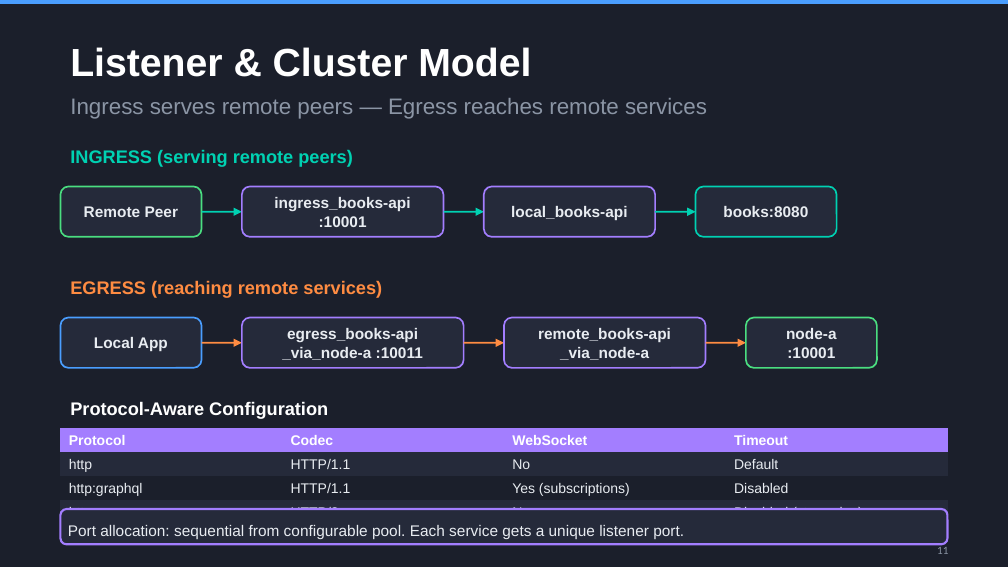
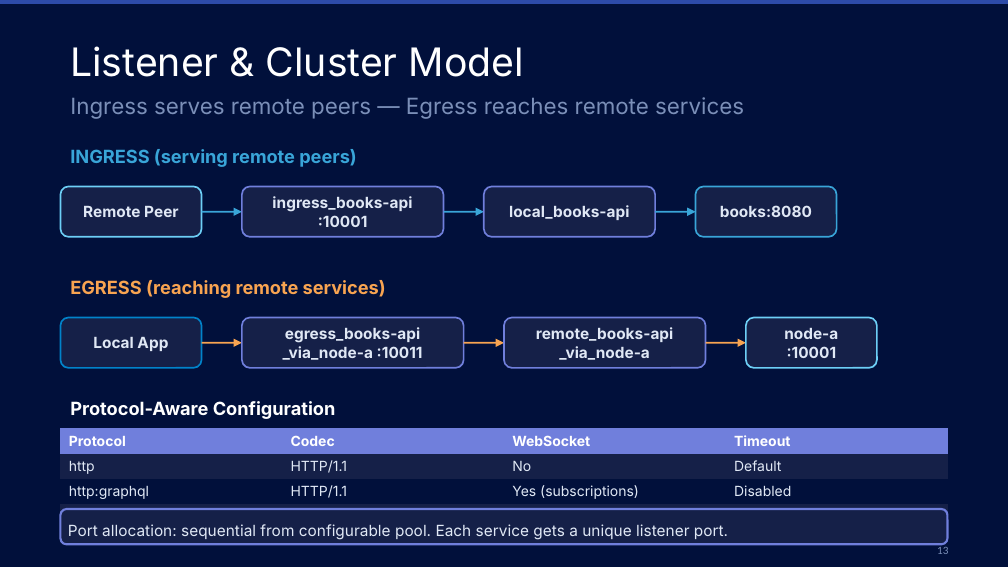
Before and after one commit to orbisoperations/catalyst-router, a slide deck: slide 13 of docker-compose/catalyst-router-deck.pptx (slide 11 before the commit). Drawn at 1008x567 pixels with LibreOffice and Linux fonts; fonts in the diff are those of the drawing. Boxes give left, top, right and bottom in pixels: in the first picture for what was removed or moved away, otherwise in the second. Text is boxed around its words. In the diff, an @@ line names an element or a change of style, - is before the commit and + after.

```diff
--- a/docker-compose/catalyst-router-deck.pptx
+++ b/docker-compose/catalyst-router-deck.pptx
@@ background #1B1F2B to #01103B @@
@@ rectangle at (0,0,1008,4): fill #4A9EFF to #2D4BA9 @@
@@ text "Listener & Cluster Model" at (70,46,524,77): font Arial to Inter, bold off @@
@@ text "Ingress serves remote peers — ..." at (70,97,744,119): font Arial to Inter, text colour #8B95A5 to #7B8FB8 @@
@@ text "INGRESS (serving remote peers)" at (70,149,356,167): font Arial to Inter, text colour #00D1B2 to #39A5D8 @@
@@ rounded rectangle "Remote Peer" at (60,186,202,237): font Arial to Inter, text colour #E8ECF1 to #E0E8F5; fill #252A3A to #152048; outline #4ADE80 1.2 pt to #6DCFF6 1.2 pt @@
@@ rounded rectangle "books:8080" at (696,186,837,237): font Arial to Inter, text colour #E8ECF1 to #E0E8F5; fill #252A3A to #152048; outline #00D1B2 1.2 pt to #39A5D8 1.2 pt @@
@@ arrow (202, 212) - (242, 212): stroke #00D1B2 1.2 pt to #39A5D8 1.2 pt @@
@@ arrow (444, 212) - (484, 212): stroke #00D1B2 1.2 pt to #39A5D8 1.2 pt @@
@@ arrow (655, 212) - (696, 212): stroke #00D1B2 1.2 pt to #39A5D8 1.2 pt @@
@@ text "EGRESS (reaching remote services)" at (70,280,386,298): font Arial to Inter, text colour #FF8C42 to #F8A451 @@
@@ rounded rectangle "Local App" at (60,318,202,368): font Arial to Inter, text colour #E8ECF1 to #E0E8F5; fill #252A3A to #152048; outline #4A9EFF 1.2 pt to #0183CA 1.2 pt @@
@@ font Arial to Inter, text colour #E8ECF1 to #E0E8F5; fill #252A3A to #152048; outline #A37EFF 1.2 pt to #707FDC 1.2 pt in 4 elements at (242,186,444,237), (484,186,655,237), (242,318,464,368), (504,318,706,368) @@
@@ rounded rectangle "node-a" at (746,318,877,368): font Arial to Inter, text colour #E8ECF1 to #E0E8F5; fill #252A3A to #152048; outline #4ADE80 1.2 pt to #6DCFF6 1.2 pt @@
@@ arrow (202, 343) - (242, 343): stroke #FF8C42 1.2 pt to #F8A451 1.2 pt @@
@@ arrow (464, 343) - (504, 343): stroke #FF8C42 1.2 pt to #F8A451 1.2 pt @@
@@ arrow (706, 343) - (746, 343): stroke #FF8C42 1.2 pt to #F8A451 1.2 pt @@
@@ text "Protocol-Aware Configuration" at (70,401,336,419): font Arial to Inter @@
@@ table at (60,428,948,529) @@
@@ fill #A37EFF to #707FDC in row 1 @@
@@ fill #252A3A to #152048 in 8 cells @@
@@ fill #1B1F2B to #01103B in row 3 @@
@@ font Arial to Inter @@
@@ text colour #E8ECF1 to #E0E8F5 in "http", "HTTP/1.1", "No", "Default" and 8 more places @@
@@ rounded rectangle "Port allocation: sequential from configurable ..." at (60,509,948,544): font Arial to Inter, text colour #E8ECF1 to #E0E8F5; fill #252A3A to #152048; outline #A37EFF 1.5 pt to #707FDC 1.5 pt @@
@@ page number at (937,545,948,554): text changed; text colour #8B95A5 to #7B8FB8 @@
-11
+13
```
Also in this commit, not shown: 15 other slides changed, 2 slides added, 1 other file.
